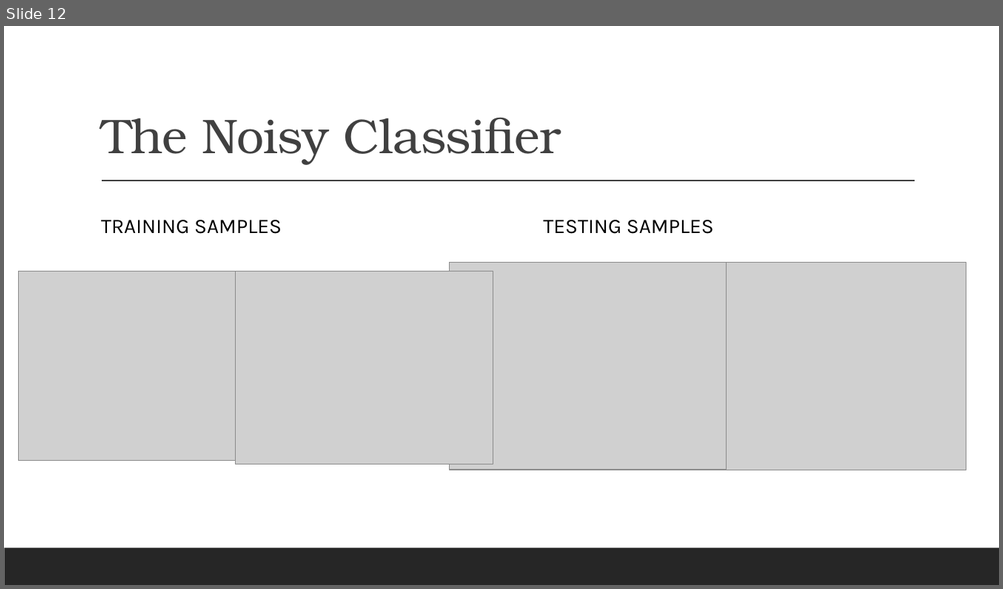
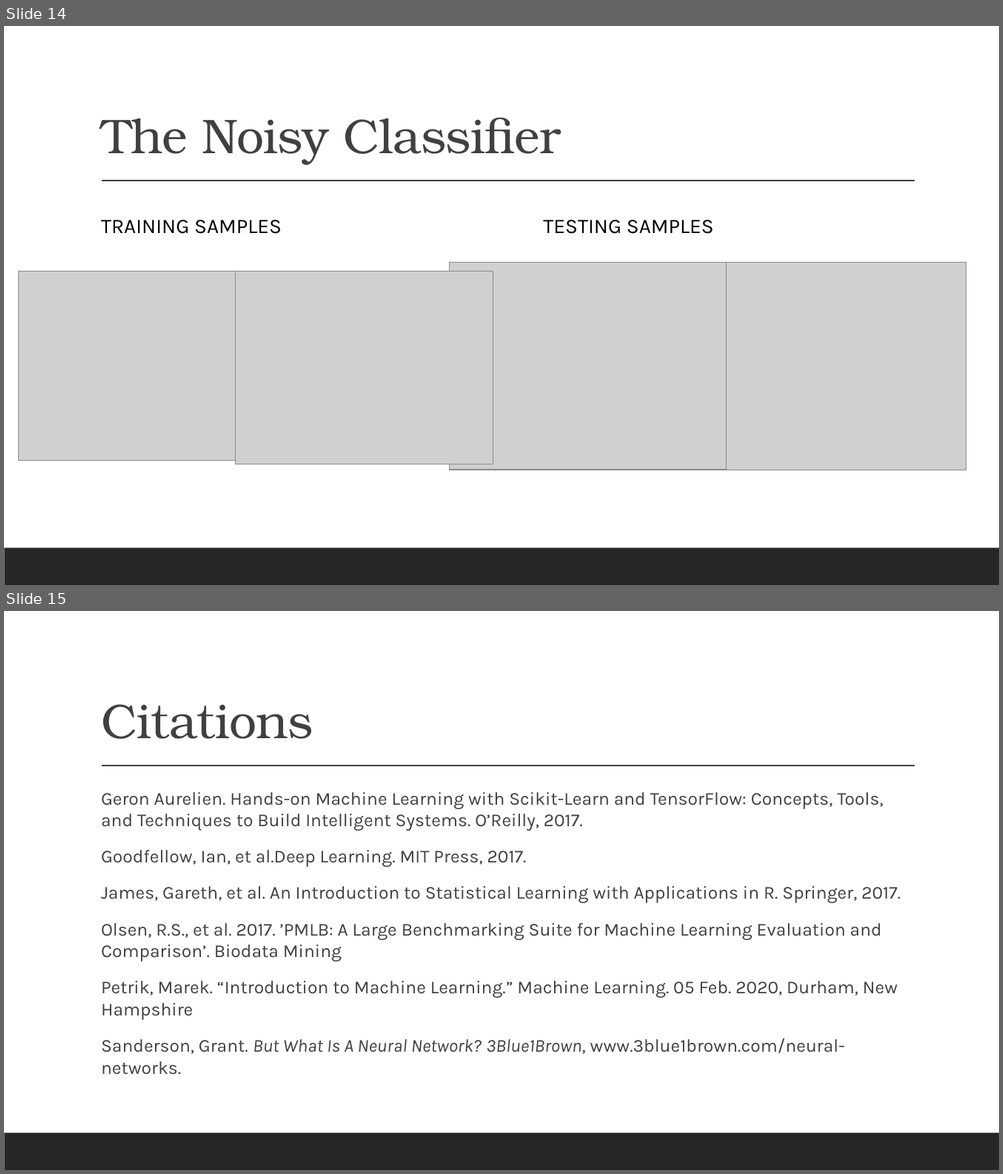
Before and after one commit to landonbuell/Convolutional-Neural-Networks, a slide deck: Presentations/14_02_2020/Evaluating Benchmarks for SGD Classifier.pptx. Shown one above the other, each under a label of ours: slide 12 before the commit, slides 14 and 15 after it. The pictures are 1003x589 and 1003x1174 pixels, drawn with LibreOffice and Linux fonts; fonts in the diff are those of the drawing; grey boxes stand for pictures. Boxes give left, top, right and bottom in pixels: in the first picture for what was removed or moved away, otherwise in the second. Text is boxed around its words. In the diff, an @@ line names an element or a change of style, - is before the commit and + after.

```diff
--- a/Presentations/14_02_2020/Evaluating Benchmarks for SGD Classifier.pptx
+++ b/Presentations/14_02_2020/Evaluating Benchmarks for SGD Classifier.pptx
@@ slide 15 added at (4,611,999,1170), background #FFFFFF; not listed: 2 template elements that a slide beside it also shows @@
@@ title added at (101,704,313,739), 47 pt, text #404040 @@
+Citations
@@ text added at (101,792,900,1075), 17.6 pt, text #404040 @@
+  Geron Aurelien. Hands-on Machine Learning with Scikit-Learn and TensorFlow: Concepts, Tools, and Techniques to Build Intelligent Systems. O’Reilly, 2017.
+  Goodfellow, Ian, et al.Deep Learning. MIT Press, 2017.
+  James, Gareth, et al. An Introduction to Statistical Learning with Applications in R. Springer, 2017.
+  Olsen, R.S., et al. 2017. ’PMLB: A Large Benchmarking Suite for Machine Learning Evaluation and Comparison’. Biodata Mining
+  Petrik, Marek. “Introduction to Machine Learning.” Machine Learning. 05 Feb. 2020, Durham, New Hampshire
+  Sanderson, Grant. But What Is A Neural Network? 3Blue1Brown, www.3blue1brown.com/neural-networks.
@@ what was slide 12 is now slide 14 @@
```
Also in this commit, not shown: 4 slides changed, 2 other slides added, 1 other file.
